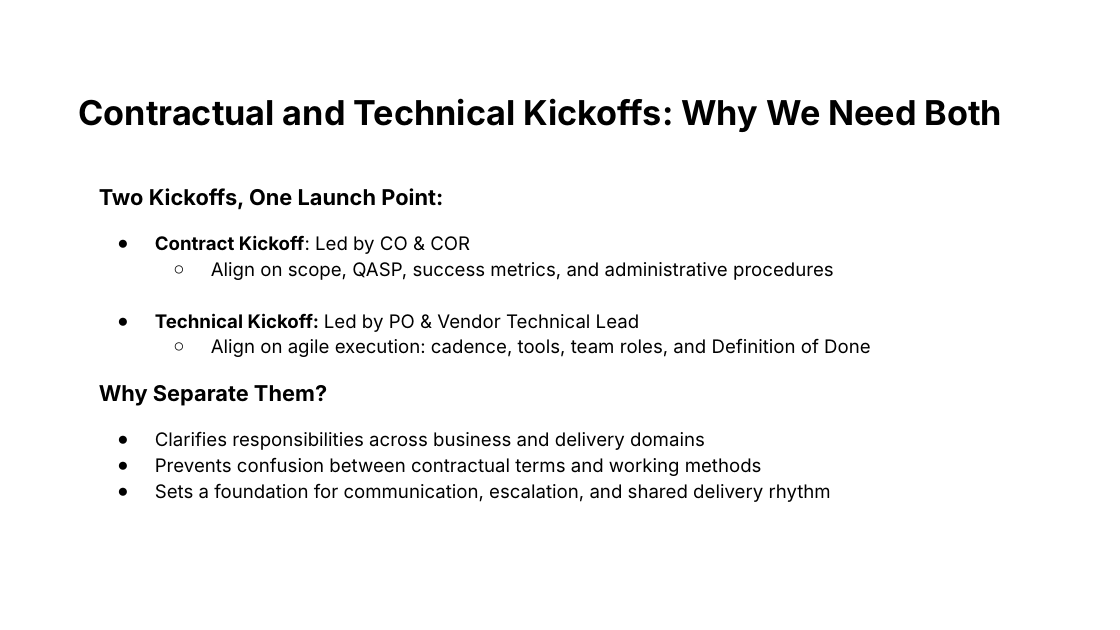
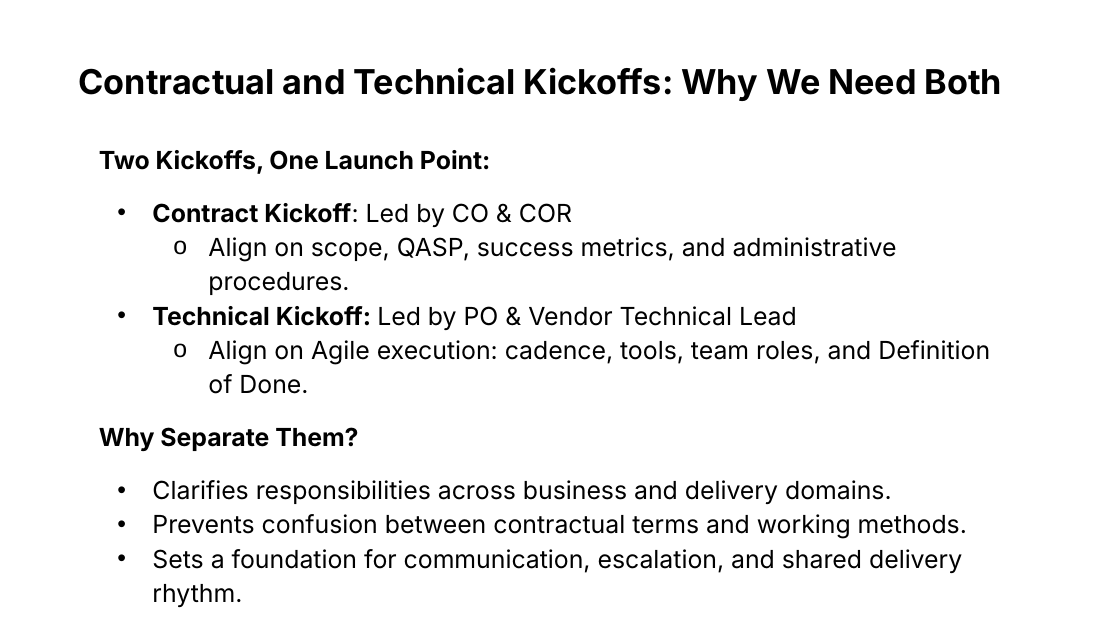
Before and after one commit to usds/ditap-curriculum-update, a slide deck: slide 26 of 3_Curriculum/3A_DITAP-Core-Curriculum/Module-4/In-Class Materials/1_Module 4 Presentation.pptx. Drawn at 1120x630 pixels with LibreOffice and Linux fonts; fonts in the diff are those of the drawing. Boxes give left, top, right and bottom in pixels: in the first picture for what was removed or moved away, otherwise in the second. Text is boxed around its words. In the diff, an @@ line names an element or a change of style, - is before the commit and + after.

```diff
--- a/3_Curriculum/3A_DITAP-Core-Curriculum/Module-4/In-Class Materials/1_Module 4 Presentation.pptx
+++ b/3_Curriculum/3A_DITAP-Core-Curriculum/Module-4/In-Class Materials/1_Module 4 Presentation.pptx
@@ title "Contractual and Technical Kickoffs: Why ...": place and size @@
-title "Contractual and Technical Kickoffs: Why ..." at box(79, 98, 1002, 132)
+title "Contractual and Technical Kickoffs: Why ..." at box(79, 67, 1002, 101)
@@ text "Two Kickoffs, One Launch Point:": place and size @@
-text "Two Kickoffs, One Launch Point:" at box(99, 188, 870, 502)
+text "Two Kickoffs, One Launch Point:" at box(99, 150, 990, 607)
@@ text at box(99, 150, 797, 451): size 14 to 16 pt in "Two Kickoffs, One Launch Point:", "Why Separate Them?"; size 12 to 16 pt in "Contract Kickoff: Led by CO & COR", "Technical Kickoff: Led by PO & Vendor ..."; bullet ● to • @@
@@ text at box(208, 237, 897, 295): text changed; size 12 to 16 pt @@
-  ○ Align on scope, QASP, success metrics, and administrative procedures
+  o Align on scope, QASP, success metrics, and administrative procedures.
@@ text at box(208, 340, 990, 394): text changed; size 12 to 16 pt @@
-  ○ Align on agile execution: cadence, tools, team roles, and Definition of Done
+  o Align on Agile execution: cadence, tools, team roles, and Definition of Done.
@@ text at box(152, 480, 967, 607): text changed; size 12 to 16 pt @@
-● Clarifies responsibilities across business and delivery domains
-● Prevents confusion between contractual terms and working methods
-● Sets a foundation for communication, escalation, and shared delivery rhythm
+• Clarifies responsibilities across business and delivery domains.
+• Prevents confusion between contractual terms and working methods.
+• Sets a foundation for communication, escalation, and shared delivery rhythm.
```
Also in this commit, not shown: 33 other slides changed, 10 other files.
